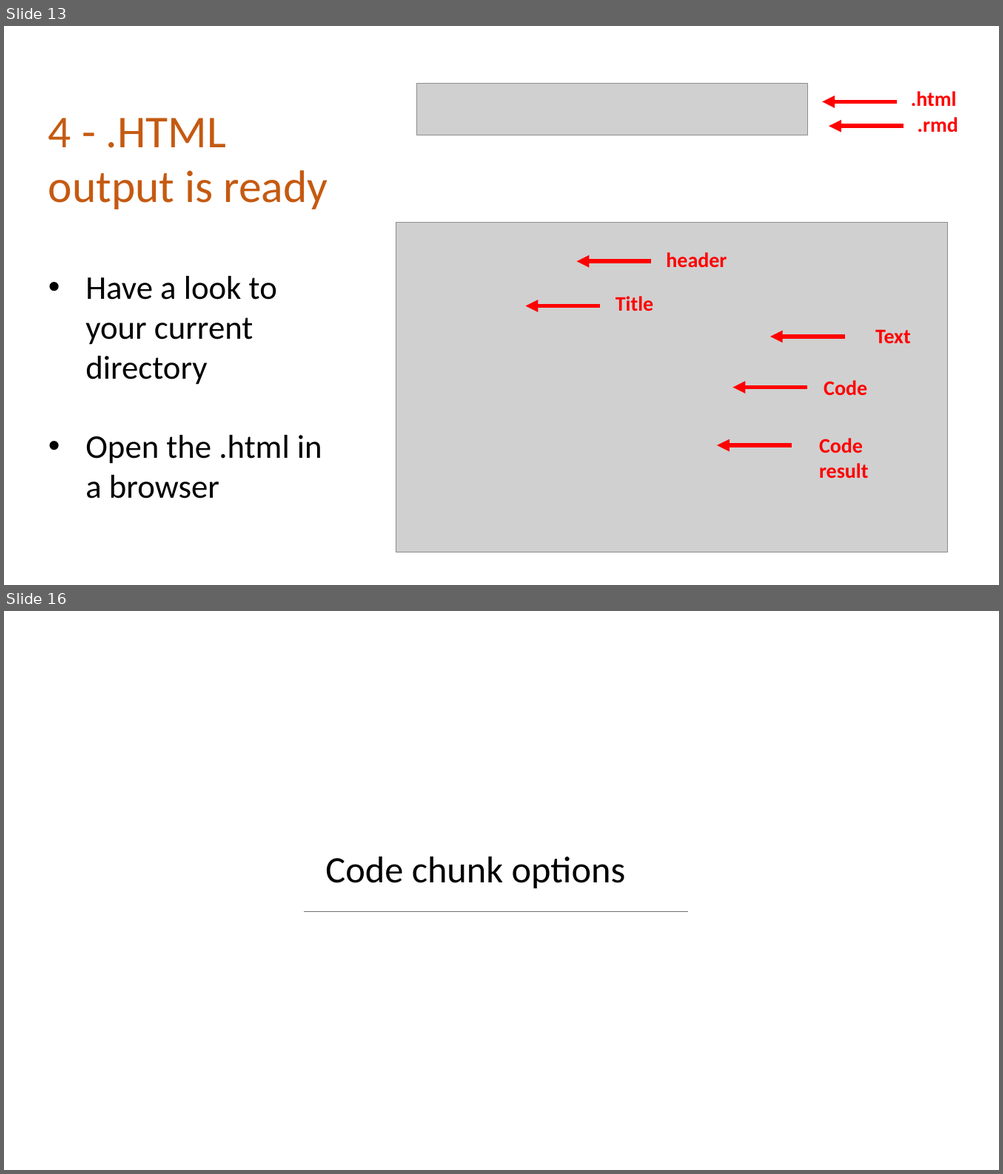
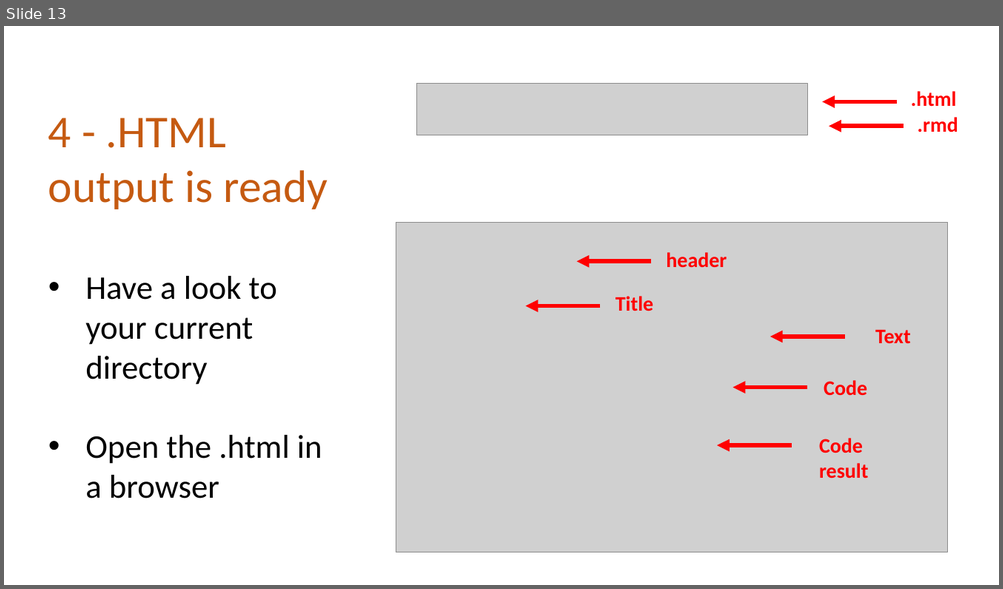
Before and after one commit to holtzy/Teaching, a slide deck: Intro_Github.pptx. Shown one above the other, each under a label of ours: slides 13 and 16 before the commit, slide 13 after it; the slides between them are not shown. The pictures are 1003x1174 and 1003x589 pixels, drawn with LibreOffice and Linux fonts; fonts in the diff are those of the drawing; grey boxes stand for pictures; background and template pictures are left out. Boxes give left, top, right and bottom in pixels: in the first picture for what was removed or moved away, otherwise in the second. Text is boxed around its words. In the diff, an @@ line names an element or a change of style, - is before the commit and + after.

```diff
--- a/Intro_Github.pptx
+++ b/Intro_Github.pptx
@@ slide 16 removed at <box>4,611,999,1170</box>, background picture (left out) @@
@@ text removed at <box>325,857,626,889</box> @@
-Code chunk options
@@ line removed from (304, 911) to (688, 911) @@
```
Also in this commit, not shown: 2 slides changed, 4 slides added, 17 other slides removed, 1 other file.
